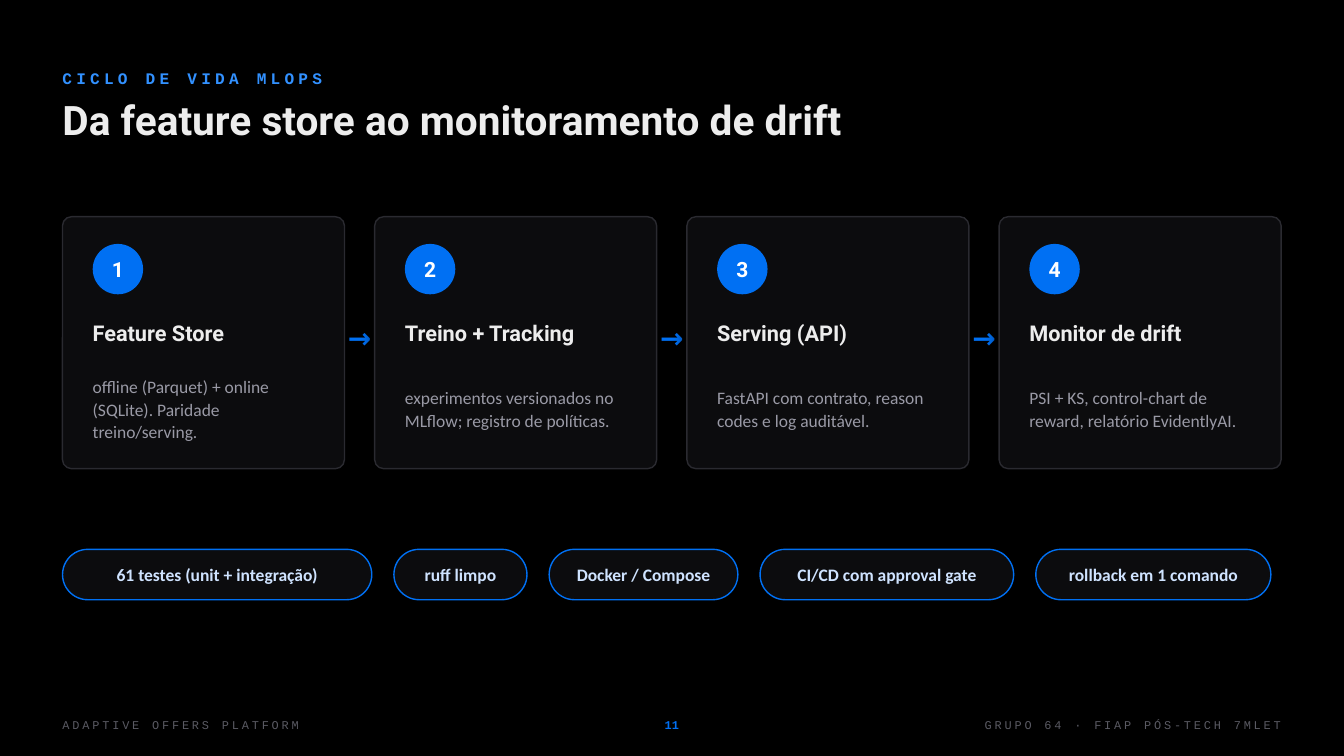
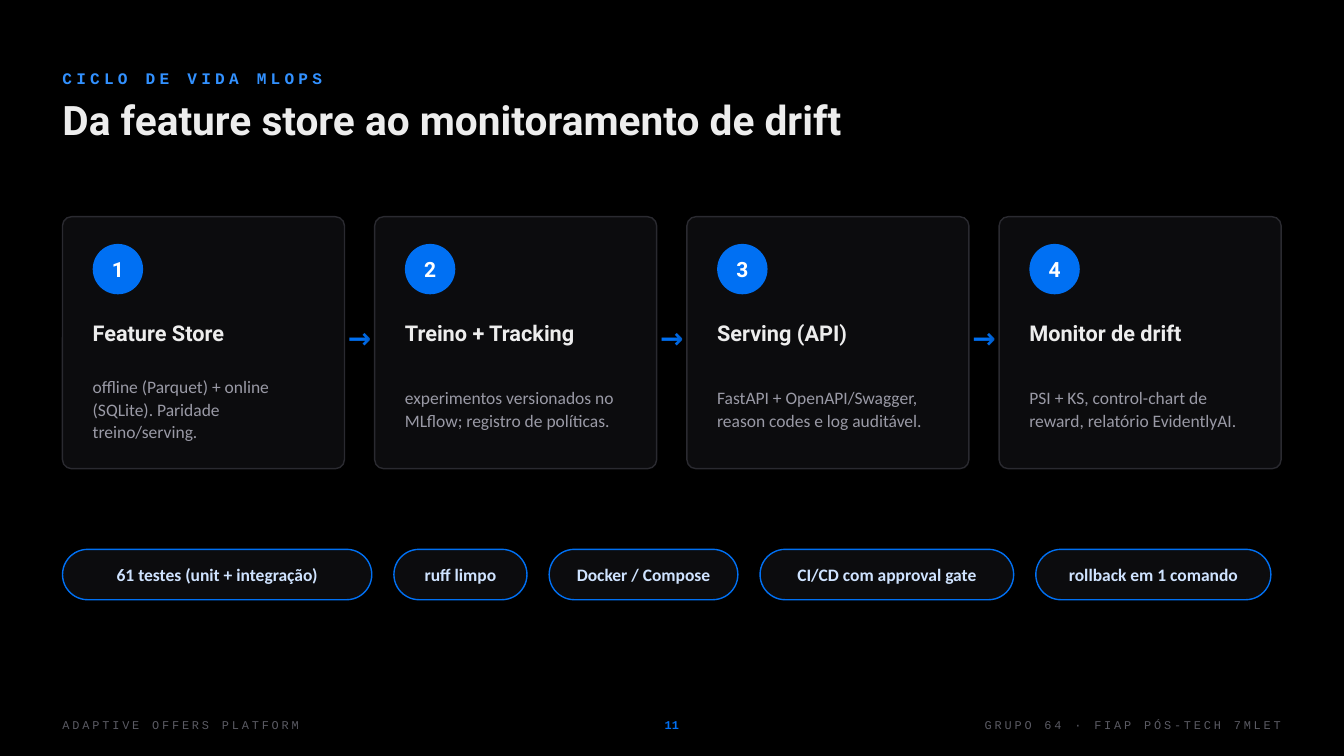
Before and after one commit to dionebraga/datathon-7mlet-grupo-64, a slide deck: slide 11 of docs/Adaptive-Offers-Pitch-Grupo64.pptx. Drawn at 1344x756 pixels with LibreOffice and Linux fonts; fonts in the diff are those of the drawing. Boxes give left, top, right and bottom in pixels: in the first picture for what was removed or moved away, otherwise in the second. Text is boxed around its words. In the diff, an @@ line names an element or a change of style, - is before the commit and + after.

```diff
--- a/docs/Adaptive-Offers-Pitch-Grupo64.pptx
+++ b/docs/Adaptive-Offers-Pitch-Grupo64.pptx
@@ text at <box>717,392,921,430</box>: text changed @@
-FastAPI com contrato, reason codes e log auditável.
+FastAPI + OpenAPI/Swagger, reason codes e log auditável.
```
Also in this commit, not shown: 1 other slide changed.
